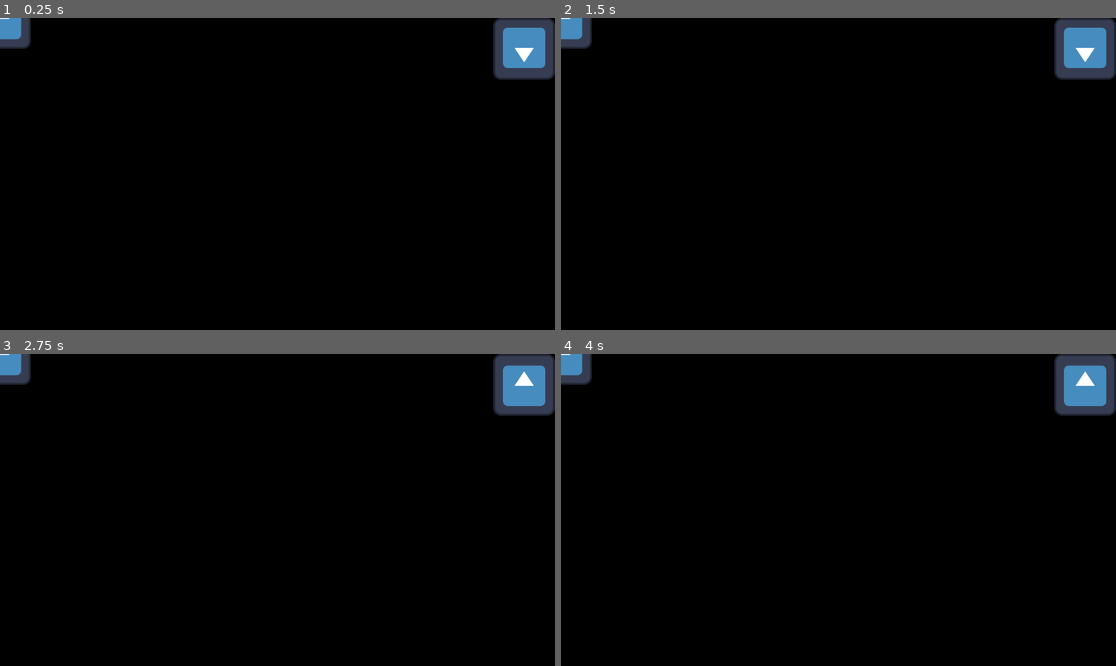
Above: before the commit, frames 1-4 (two rows, left to right).
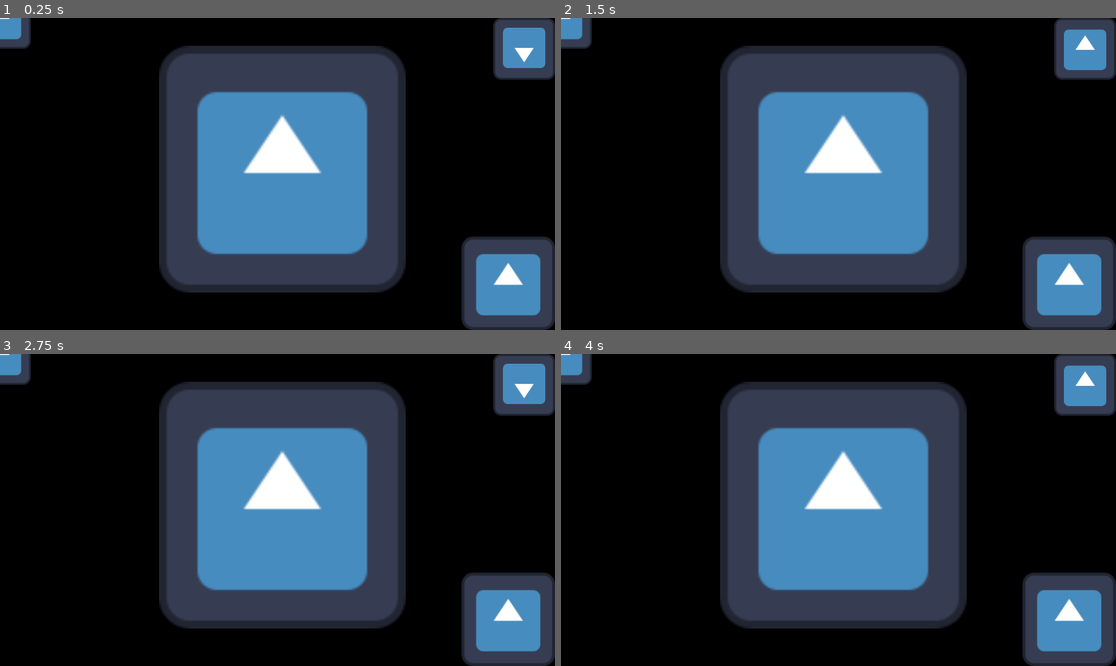
Above: after the commit, the same moments.

Repository: trevorbaughn/ludum-dare-56
Game: Godot game, scene res://main.tscn
Two runs of this game, one before a commit and one after it. Both use one fixed random seed, a clock stepped at 60 frames per second and the inputs below. Before the commit the project has no main scene; this scene is started directly in both runs. The engine's default icon, where the game draws it, is replaced by a stand-in: a white triangle on a blue panel in a dark square.
Inputs (mouse positions are in pixels of both pictures, inside the frame that each line leads up to; where the layout moved, square brackets give the same spot in the first picture):
- Up to frame 1 (0.25 s): no input
- Up to frame 2 (1.5 s): click (1082, 49) at 0.5 s; click (1071, 283) [1082, 49] at 1.25 s
- Up to frame 3 (2.75 s): click (521, 385) at 2.02 s
- Up to frame 4 (4 s): click (1071, 619) [1082, 385] at 2.75 s; click (1082, 385) at 3.5 s

The runs differ from the first frame. In frame 1, 40% of the frame differs, in the area x 28-100%, y 8-100%; in frame 2, 40%, in the area x 28-100%, y 3-100%; in frame 3, 40%; in frame 4, 40%.

Commit message:
capture button

Diff:
--- /dev/null
+++ b/capture_button.gd
@@ -0,0 +1,6 @@
+extends TextureButton
+
+
+func _on_pressed() -> void:
+
+	pass # Replace with function body.
--- a/main.tscn
+++ b/main.tscn
@@ -1,8 +1,15 @@
-[gd_scene load_steps=4 format=3 uid="uid://evsjylwixarv"]
+[gd_scene load_steps=9 format=3 uid="uid://evsjylwixarv"]
 
 [ext_resource type="PackedScene" uid="uid://br81af7c7x62" path="res://scenes/prefabs/cell.tscn" id="1_8jtko"]
+[ext_resource type="Texture2D" uid="uid://c04sd2ge0u3x0" path="res://icon.svg" id="1_stixn"]
 [ext_resource type="Script" path="res://scenes/prefabs/cell.gd" id="2_rxsn3"]
 [ext_resource type="PackedScene" uid="uid://ypnvpop126a2" path="res://scenes/prefabs/drawer.tscn" id="3_hsewk"]
+[ext_resource type="PackedScene" uid="uid://d0wouk740bibs" path="res://scenes/ScreenCapture/ScreenCapturer.tscn" id="4_ytr26"]
+[ext_resource type="Texture2D" uid="uid://hif27udquwc2" path="res://Screenshots/Image_0.png" id="6_snobc"]
+[ext_resource type="Script" path="res://capture_button.gd" id="6_yudn2"]
+
+[sub_resource type="ViewportTexture" id="ViewportTexture_xrdko"]
+viewport_path = NodePath("UI/CenterContainer/SubViewport")
 
 [node name="Node" type="Node"]
 
@@ -20,3 +27,54 @@
 
 [node name="Drawer" parent="UI" instance=ExtResource("3_hsewk")]
 layout_mode = 1
+
+[node name="CenterContainer" type="CenterContainer" parent="UI"]
+layout_mode = 0
+offset_right = 40.0
+offset_bottom = 40.0
+
+[node name="SubViewport" type="SubViewport" parent="UI/CenterContainer"]
+
+[node name="ScreenCapturer" parent="UI/CenterContainer/SubViewport" instance=ExtResource("4_ytr26")]
+
+[node name="Control" type="Control" parent="UI/CenterContainer/SubViewport"]
+layout_mode = 3
+anchors_preset = 15
+anchor_right = 1.0
+anchor_bottom = 1.0
+grow_horizontal = 2
+grow_vertical = 2
+
+[node name="Dish" type="TextureRect" parent="UI/CenterContainer/SubViewport/Control"]
+layout_mode = 1
+anchors_preset = 15
+anchor_right = 1.0
+anchor_bottom = 1.0
+grow_horizontal = 2
+grow_vertical = 2
+texture = ExtResource("1_stixn")
+
+[node name="CaptureButton" type="TextureButton" parent="UI"]
+layout_mode = 1
+anchors_preset = 3
+anchor_left = 1.0
+anchor_top = 1.0
+anchor_right = 1.0
+anchor_bottom = 1.0
+offset_left = -194.0
+offset_top = -194.0
+grow_horizontal = 0
+grow_vertical = 0
+texture_normal = ExtResource("1_stixn")
+texture_pressed = ExtResource("6_snobc")
+stretch_mode = 0
+script = ExtResource("6_yudn2")
+
+[node name="Subviewporty" type="TextureRect" parent="."]
+offset_left = 330.0
+offset_top = 58.0
+offset_right = 842.0
+offset_bottom = 570.0
+texture = SubResource("ViewportTexture_xrdko")
+
+[connection signal="pressed" from="UI/CaptureButton" to="UI/CaptureButton" method="_on_pressed"]
--- a/project.godot
+++ b/project.godot
@@ -11,6 +11,7 @@
 [application]
 
 config/name="ludum-dare-56"
+run/main_scene="res://main.tscn"
 config/features=PackedStringArray("4.3", "Forward Plus")
 config/icon="res://icon.svg"
 
--- a/ScreenCapture/ScreenCaptureTestScene.tscn
+++ b/scenes/ScreenCapture/ScreenCaptureTestScene.tscn
@@ -1,7 +1,7 @@
 [gd_scene load_steps=4 format=3 uid="uid://bw4hyhecrbfhy"]
 
-[ext_resource type="PackedScene" uid="uid://d0wouk740bibs" path="res://ScreenCapture/ScreenCapturer.tscn" id="1_stfo2"]
-[ext_resource type="Texture2D" uid="uid://d381a6rstshup" path="res://ScreenCapture/Boogiepop.jpg" id="2_e6jhx"]
+[ext_resource type="PackedScene" uid="uid://d0wouk740bibs" path="res://scenes/ScreenCapture/ScreenCapturer.tscn" id="1_stfo2"]
+[ext_resource type="Texture2D" uid="uid://d381a6rstshup" path="res://scenes/ScreenCapture/Boogiepop.jpg" id="2_e6jhx"]
 
 [sub_resource type="GDScript" id="GDScript_q8j2h"]
 script/source = "extends Node2D
--- a/ScreenCapture/ScreenCapturer.tscn
+++ b/scenes/ScreenCapture/ScreenCapturer.tscn
@@ -1,6 +1,6 @@
 [gd_scene load_steps=2 format=3 uid="uid://d0wouk740bibs"]
 
-[ext_resource type="Script" path="res://ScreenCapture/screen_capturer.gd" id="1_bo1tn"]
+[ext_resource type="Script" path="res://scenes/ScreenCapture/screen_capturer.gd" id="1_bo1tn"]
 
 [node name="ScreenCapturer" type="Node"]
 script = ExtResource("1_bo1tn")
Binary file added: Screenshots/Image_0.png
Not shown, added: Screenshots/Image_0.png.import
Binary file added: Screenshots/Image_2.png
Not shown, changed: Screenshots/Image_2.png.import
Renamed: ScreenCapture/Boogiepop.jpg -> scenes/ScreenCapture/Boogiepop.jpg
Not shown, added: scenes/ScreenCapture/Boogiepop.jpg.import
Renamed: ScreenCapture/screen_capturer.gd -> scenes/ScreenCapture/screen_capturer.gd
